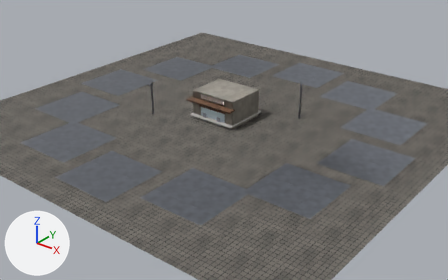
Before and after pictures for a commit that changed the glTF model packages/ade/src-tauri/nikverse-assets/levels/bassa/city.glb.
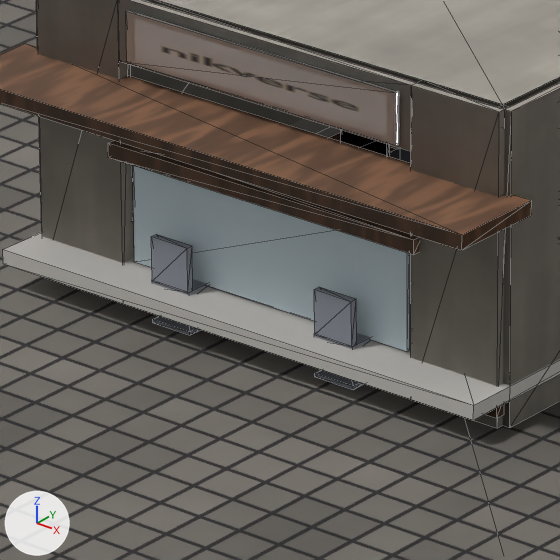
Each version appears first from a 50 mm camera at (43.6, -54.9, 30.6) aimed at (1.1, -1.8, -2.3), and next in a close-up on the part from 42% to 53% of the width and 33% to 50% of the height. The lights are fixed; the arrows at lower left show +X, +Y and +Z. The older version's two pictures come first. The close-ups show mesh edges as thin lines. Where no turn or scale is listed for an object, it has been applied to the vertices. Vertices at exactly the same position are counted once.

In view in the first close-up: 'plaza_ground', 'plaza_kerb', 'shop_chair', 'shop_glass', 'shop_shell', 'shop_sign', 'shop_trim' and 3 more.
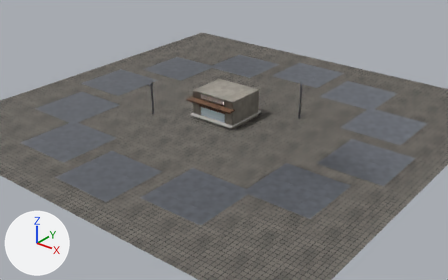
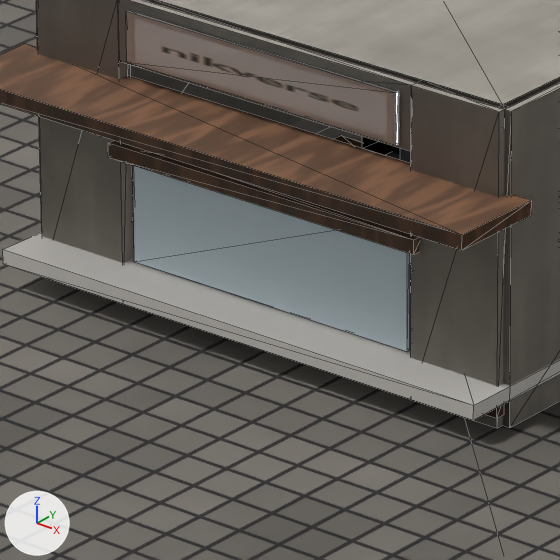
Boxes (x1, y1, x2, y2) around the edits, measured in the close-ups (560 x 560 px; the box of a moved part takes in the faces that stretch with it):
'shop_chair', reshaped (mostly hidden afterwards)
    before: (151, 234, 371, 390)
    after: (410, 266, 411, 303)
part 1 of me_shop_chair, moved or reshaped (not visible afterwards)
    before: (152, 279, 208, 296)
part 2 of me_shop_chair, moved or reshaped (not visible afterwards)
    before: (151, 234, 193, 293)
part 3 of me_shop_chair, moved or reshaped (not visible afterwards)
    before: (153, 316, 201, 335)
part 4 of me_shop_chair, moved or reshaped (not visible afterwards)
    before: (314, 333, 371, 350)
part 5 of me_shop_chair, moved or reshaped (mostly hidden afterwards)
    before: (314, 287, 357, 347)
    after: (410, 266, 411, 303)
part 6 of me_shop_chair, moved or reshaped (not visible afterwards)
    before: (315, 370, 363, 390)

Edits to the bpy script that builds the scene:
```text
Change me_shop_chair:
    used by ob_shop_chair; location = (0.0, 0.0, 0.0)
    remove me_shop_chair.from_pydata(...)  # 128 vertices, 192 faces; spans x -1.33..1.33, y -2.81..-0.15, z 0.0..0.99
    add me_shop_chair.from_pydata(...)  # 128 vertices, 192 faces; spans x -1.33..1.33, y -1.82..0.32, z 0.0..0.99
    me_shop_chair part 1: the loose piece of 8 vertices spanning x -1.32..-0.82, y -2.8..-2.3, z 0.42..0.5 is moved by (0.0, 0.99, 0.0)
    me_shop_chair part 2: the loose piece of 8 vertices spanning x -1.31..-0.84, y -2.81..-2.73, z 0.49..0.99 is moved by (0.0, 0.99, 0.0)
    me_shop_chair part 3: the loose piece of 8 vertices spanning x -1.32..-0.82, y -2.8..-2.3, z 0.02..0.06 is moved by (0.0, 0.99, 0.0)
    me_shop_chair part 4: the loose piece of 8 vertices spanning x 0.82..1.32, y -2.8..-2.3, z 0.42..0.5 is moved by (0.0, 0.99, 0.0)
    me_shop_chair part 5: the loose piece of 8 vertices spanning x 0.84..1.31, y -2.81..-2.73, z 0.49..0.99 is moved by (0.0, 0.99, 0.0)
    me_shop_chair part 6: the loose piece of 8 vertices spanning x 0.82..1.32, y -2.8..-2.3, z 0.02..0.06 is moved by (0.0, 0.99, 0.0)
    other edits to the shape of me_shop_chair do not show in these pictures
```
